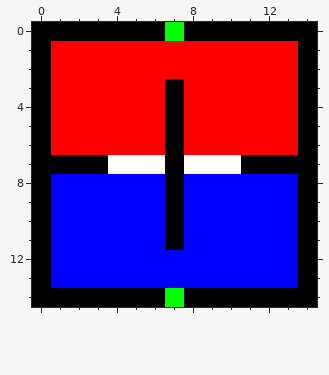
File history of a pixel-art sprite, src/levels/basketball.png. That is the earlier state.
The file is 15x15 pixels.
The result:
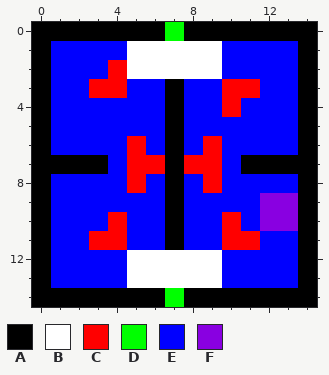
Palette (. is transparent): A #000000  B #ffffff  C #ff0000  D #00ff00  E #0000ff  F #8900e1
Difference:
Colour C becomes colour B in rows 1 to 2 at x 5 to 9.
Colour E becomes colour B in rows 12 to 13 at x 5 to 9.
Colour B becomes colour C in row 7 at x 5 to 6 and 8 to 9.
Colour E becomes colour C in row 8 at x 5 and 9; in row 10 at x 4 and 10; in row 11 at x 3 to 4 and 10 to 11.
Colour B becomes colour E in row 7 at x 4 and 10.
Colour C becomes colour E in row 1 at x 1 to 4 and 10 to 13; in row 2 at x 1 to 3 and 10 to 13; in row 3 at x 1 to 2, 5 to 6, 8 to 9 and 12 to 13; in row 4 at x 1 to 6, 8 to 9 and 11 to 13; in row 5 at x 1 to 6 and 8 to 13; in row 6 at x 1 to 4, 6, 8 and 10 to 13.
Colour E becomes colour F in rows 9 to 10 at x 12 to 13.
Boxes around the changes in both pictures, in picture pixels (x1, y1, x2, y2):
changed: (51, 41, 298, 288)
